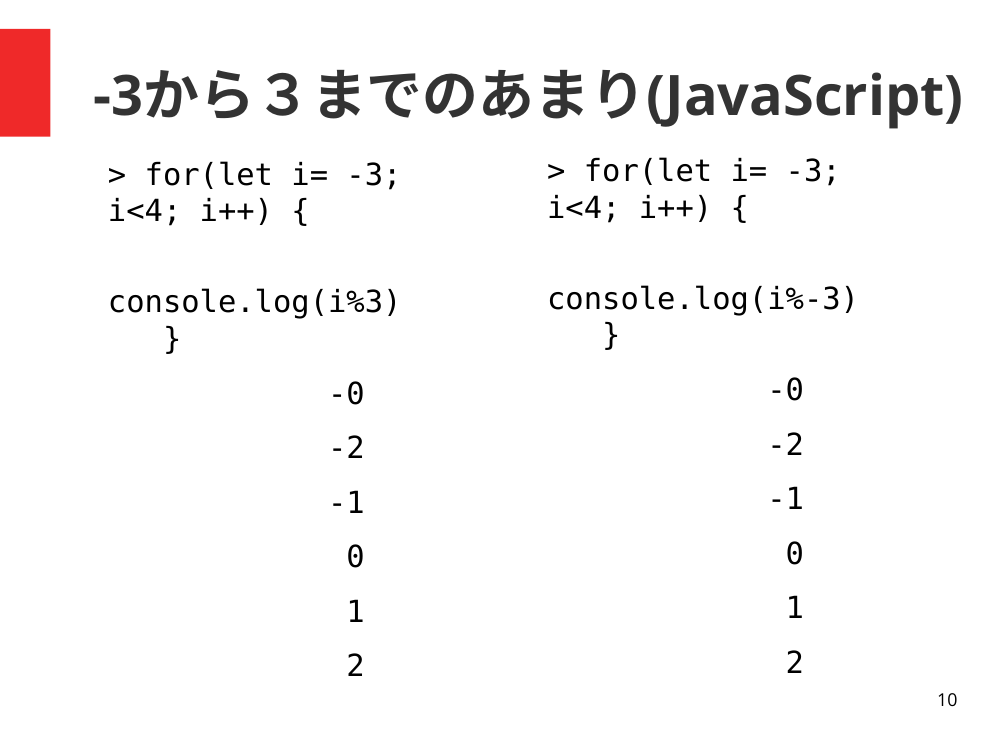
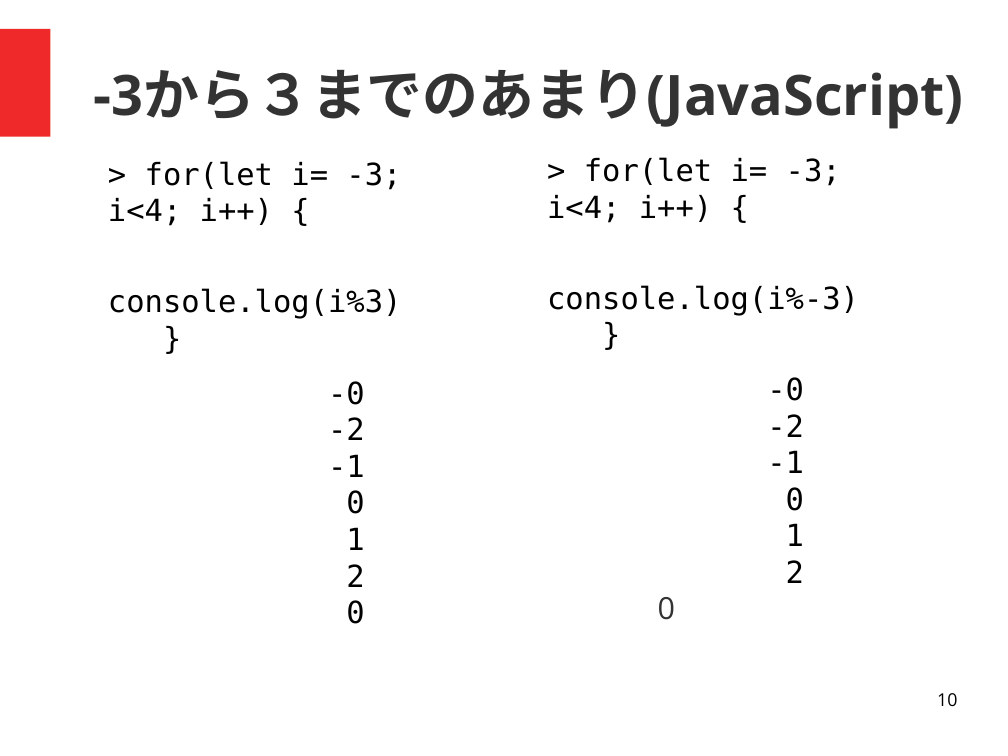
Before and after one commit to coderdojo-nada/resource, a slide deck: slide 10 of study/20180624/割り算のあまりについて.odp. Drawn at 1008x756 pixels with LibreOffice and Linux fonts; fonts in the diff are those of the drawing. Boxes give left, top, right and bottom in pixels: in the first picture for what was removed or moved away, otherwise in the second. Text is boxed around its words. In the diff, an @@ line names an element or a change of style, - is before the commit and + after.

```diff
--- a/study/20180624/割り算のあまりについて.odp
+++ b/study/20180624/割り算のあまりについて.odp
@@ text at (328,381,365,624): text changed @@
--0
--2
--1
-0
-1
-2
+-0
+-2
+-1
+0
+1
+2
+0
@@ text at (658,414,804,620): text changed @@
--0
--2
--1
-0
-1
-2
+-0
+-2
+-1
+0
+1
+2
+0
```
Also in this commit, not shown: 1 other slide changed.
